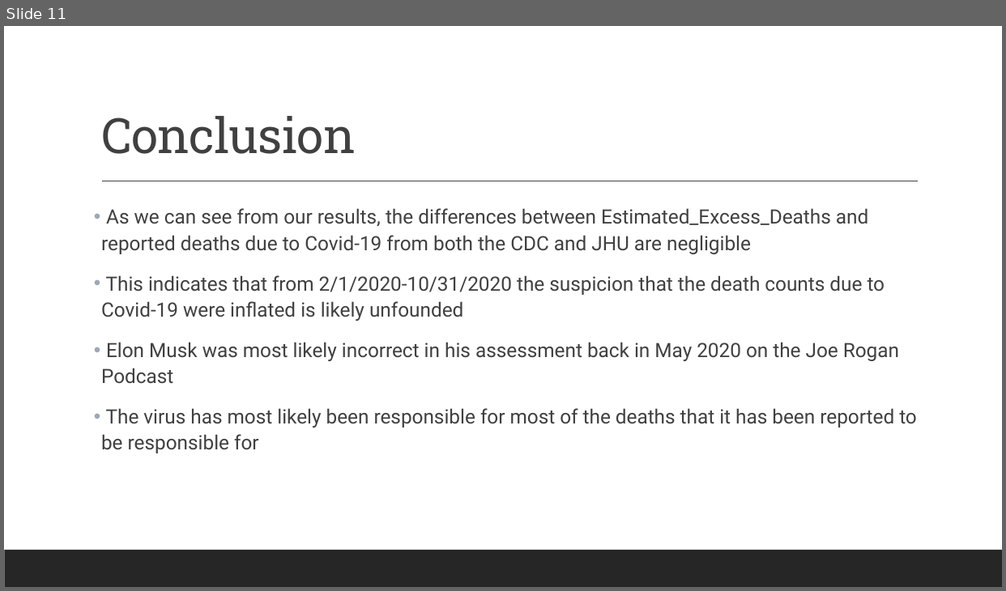
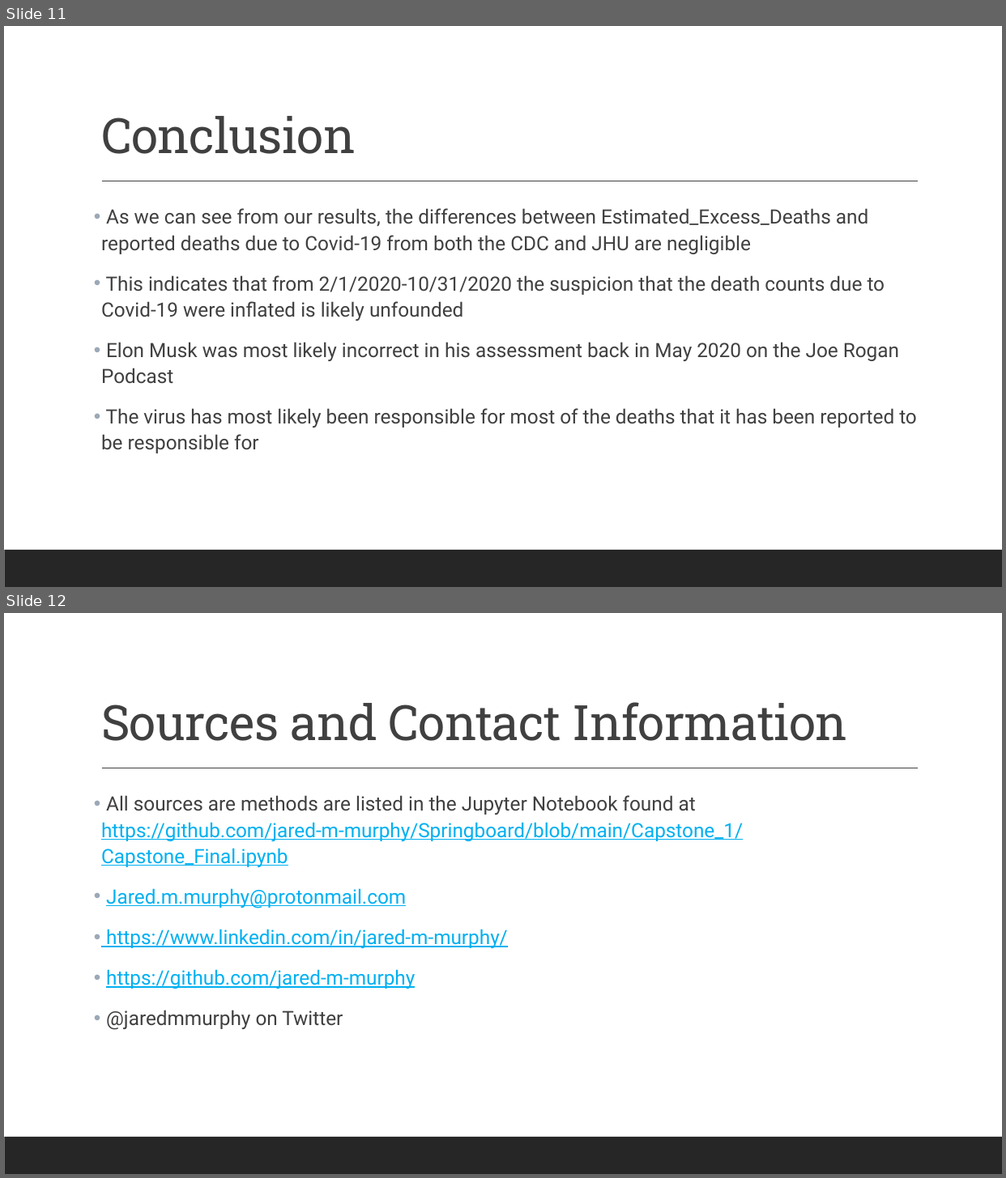
Before and after one commit to jared-m-murphy/Springboard, a slide deck: Capstone_1/Capstone_Powerpoint_Final.pptx. Shown one above the other, each under a label of ours: slide 11 before the commit, slides 11 and 12 after it. The pictures are 1006x591 and 1006x1178 pixels, drawn with LibreOffice and Linux fonts; fonts in the diff are those of the drawing. Boxes give left, top, right and bottom in pixels: in the first picture for what was removed or moved away, otherwise in the second. Text is boxed around its words. In the diff, an @@ line names an element or a change of style, - is before the commit and + after.

```diff
--- a/Capstone_1/Capstone_Powerpoint_Final.pptx
+++ b/Capstone_1/Capstone_Powerpoint_Final.pptx
@@ slide 12 added at [4,613,1002,1174], background #FFFFFF; not listed: 2 template elements that a slide beside it also shows @@
@@ title added at [101,702,848,741], 47 pt, text #404040 @@
+Sources and Contact Information
@@ text added at [101,795,743,1030], 19 pt, text #00B0F0, underline @@
+• All sources are methods are listed in the Jupyter Notebook found at https://github.com/jared-m-murphy/Springboard/blob/main/Capstone_1/Capstone_Final.ipynb
+• Jared.m.murphy@protonmail.com
+• https://www.linkedin.com/in/jared-m-murphy/
+• https://github.com/jared-m-murphy
+• @jaredmmurphy on Twitter
```
Also in this commit, not shown: 1 other slide added.
